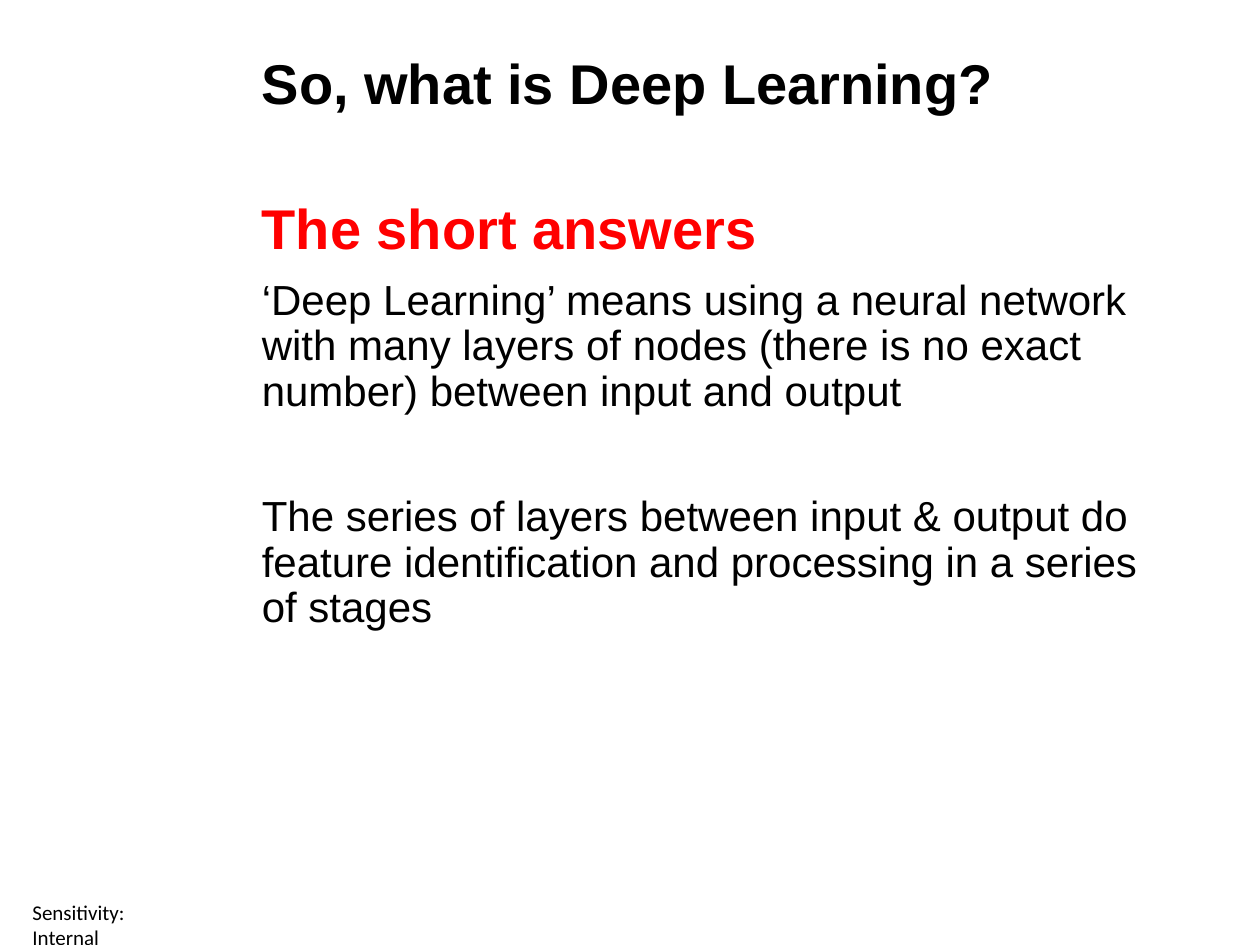
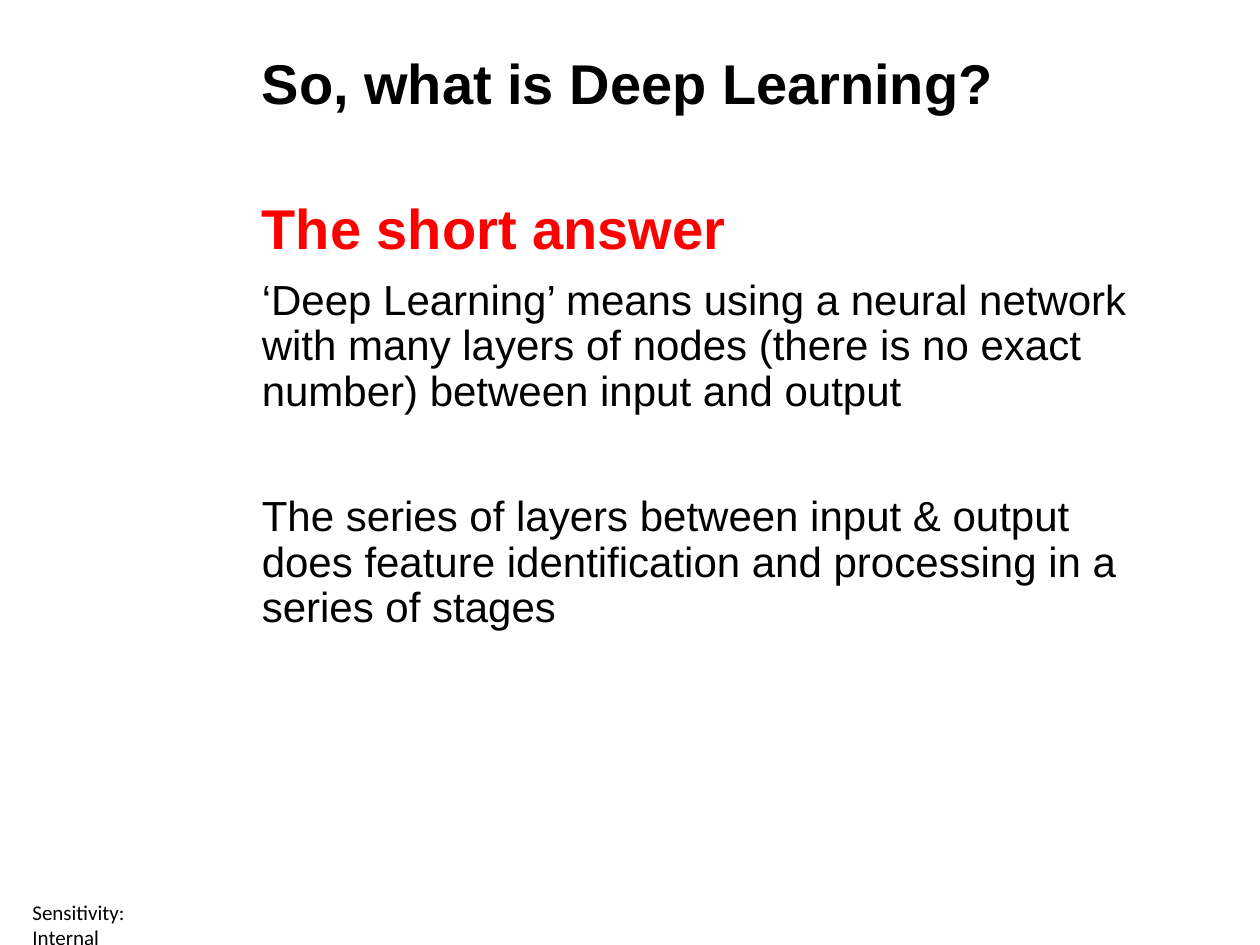
Before and after one commit to ctsallis/frontiers_in_ai_and_data_science, a slide deck: slide 17 of content/Lectures/Semester 1/Week 13-14/1 Lecture/1.13 Neural Networks, Deep Learning and XAI (Lecture).pptx. Drawn at 1260x945 pixels with LibreOffice and Linux fonts; fonts in the diff are those of the drawing; background and template pictures are left out. Boxes give left, top, right and bottom in pixels: in the first picture for what was removed or moved away, otherwise in the second. Text is boxed around its words. In the diff, an @@ line names an element or a change of style, - is before the commit and + after.

```diff
--- a/content/Lectures/Semester 1/Week 13-14/1 Lecture/1.13 Neural Networks, Deep Learning and XAI (Lecture).pptx
+++ b/content/Lectures/Semester 1/Week 13-14/1 Lecture/1.13 Neural Networks, Deep Learning and XAI (Lecture).pptx
@@ text at box(262, 208, 725, 250): text changed @@
-The short answers
+The short answer
@@ text at box(262, 500, 1116, 631): text changed @@
-The series of layers between input & output do feature identification and processing in a series of stages
+The series of layers between input & output does feature identification and processing in a series of stages
```
Also in this commit, not shown: 4 other slides changed, 4 other files.
